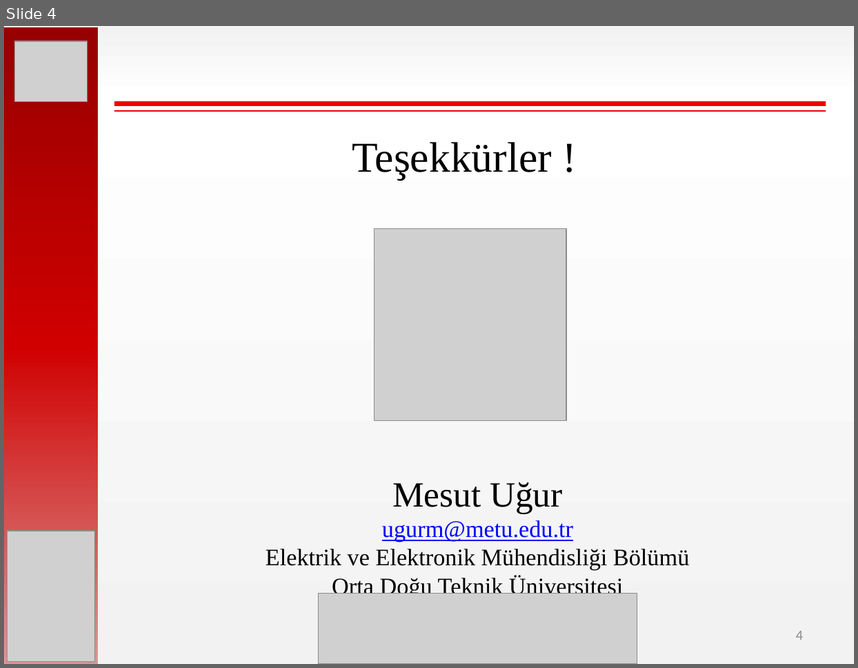
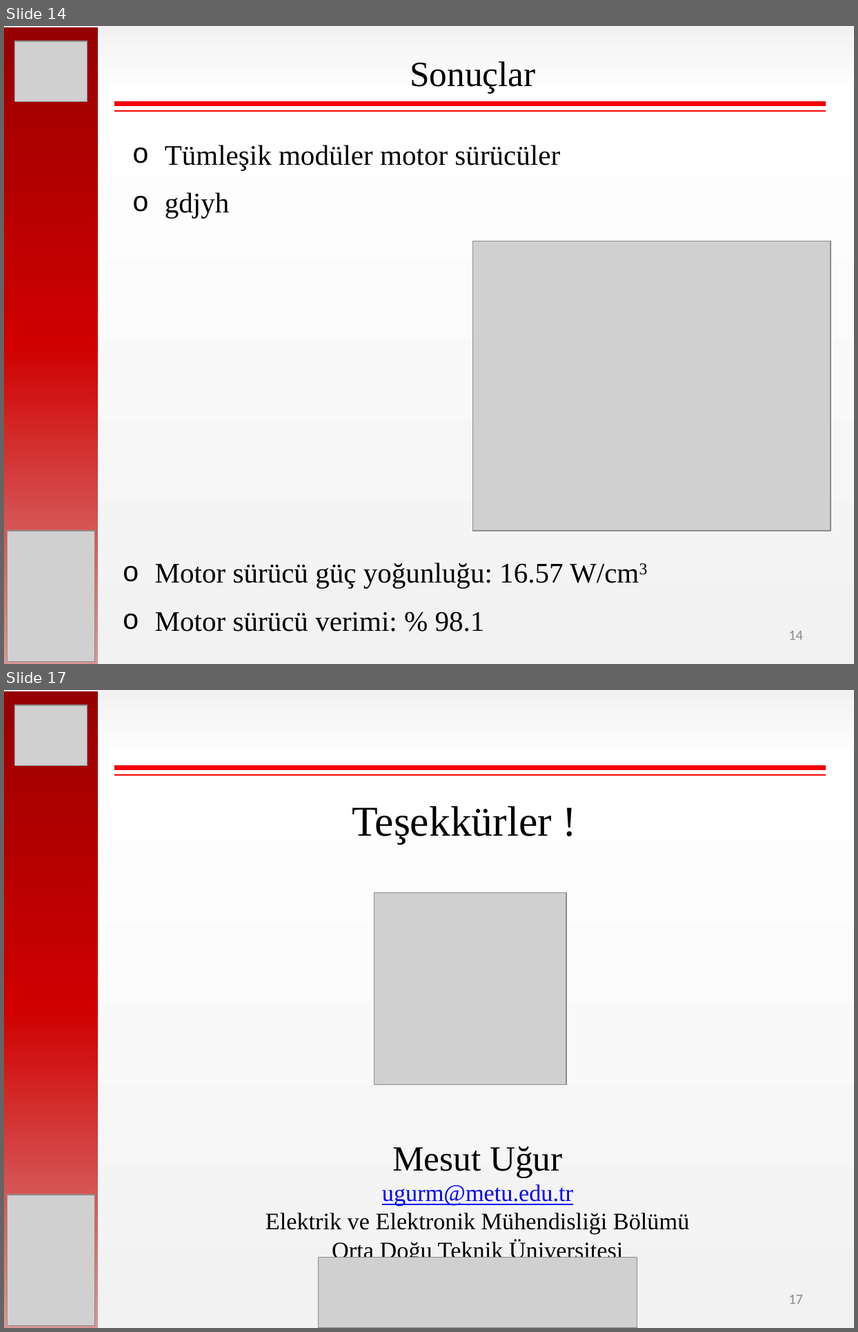
Before and after one commit to hakanpolat/IMMD, a slide deck: Paper/EL-EN 2017/sunum/ELEN2017_OralPres_Mesut_Uğur.pptx. Shown one above the other, each under a label of ours: slide 4 before the commit, slides 14 and 17 after it; the slides between them are not shown. The pictures are 858x668 and 858x1332 pixels, drawn with LibreOffice and Linux fonts; fonts in the diff are those of the drawing; grey boxes stand for pictures. Boxes give left, top, right and bottom in pixels: in the first picture for what was removed or moved away, otherwise in the second. Text is boxed around its words. In the diff, an @@ line names an element or a change of style, - is before the commit and + after.

```diff
--- a/Paper/EL-EN 2017/sunum/ELEN2017_OralPres_Mesut_Uğur.pptx
+++ b/Paper/EL-EN 2017/sunum/ELEN2017_OralPres_Mesut_Uğur.pptx
@@ slide 14 added at box(4, 26, 854, 664), background gradient #F2F2F2 to #FFFFFF @@
@@ rectangle added at box(4, 27, 99, 664), fill gradient #970000 to #D00000 to #D99694 @@
@@ picture added at box(15, 41, 87, 102) @@
@@ text added at box(410, 61, 535, 94), 30 pt, text #000000 @@
+Sonuçlar
@@ line added from (114, 104) to (826, 104), #F20000 4 pt @@
@@ line added from (114, 111) to (826, 111), #F20000 1.5 pt @@
@@ text added at box(165, 145, 560, 218), 24 pt, text #000000 @@
+o Tümleşik modüler motor sürücüler
+o gdjyh
@@ picture added at box(473, 241, 831, 530) @@
@@ picture added at box(7, 530, 94, 661) @@
@@ text added at box(155, 562, 639, 631), 24 pt, text #000000 @@
+o Motor sürücü güç yoğunluğu: 16.57 W/cm3
+o Motor sürücü verimi: % 98.1
@@ page number added at box(789, 630, 803, 639), 12 pt, text #8C8C8C @@
+14
@@ what was slide 4 is now slide 17 @@
@@ page number at box(789, 1294, 803, 1303): text changed @@
-4
+17
```
Also in this commit, not shown: 1 slide changed, 13 other slides added, 1 slide removed, 14 other files.
